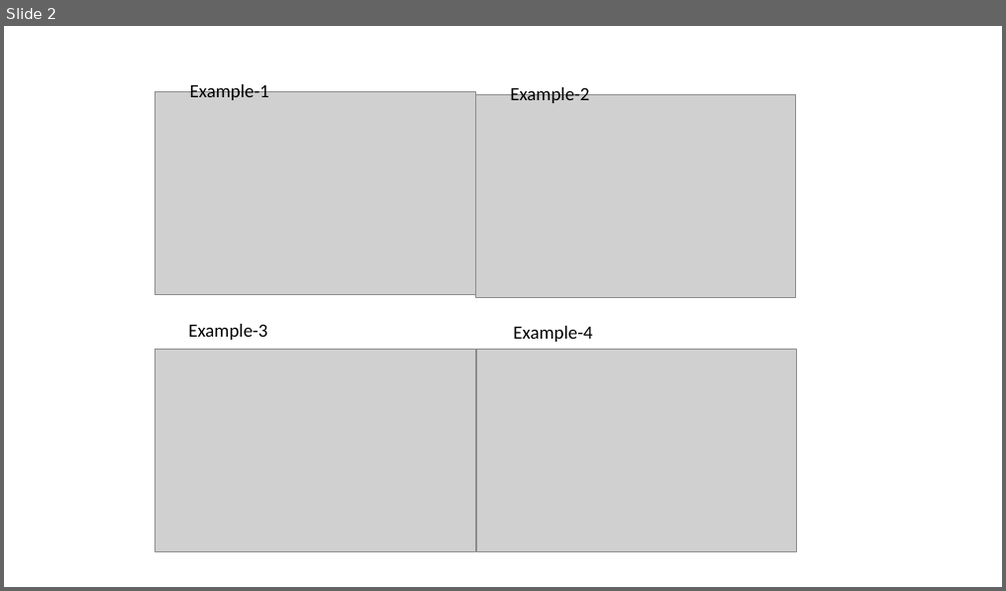
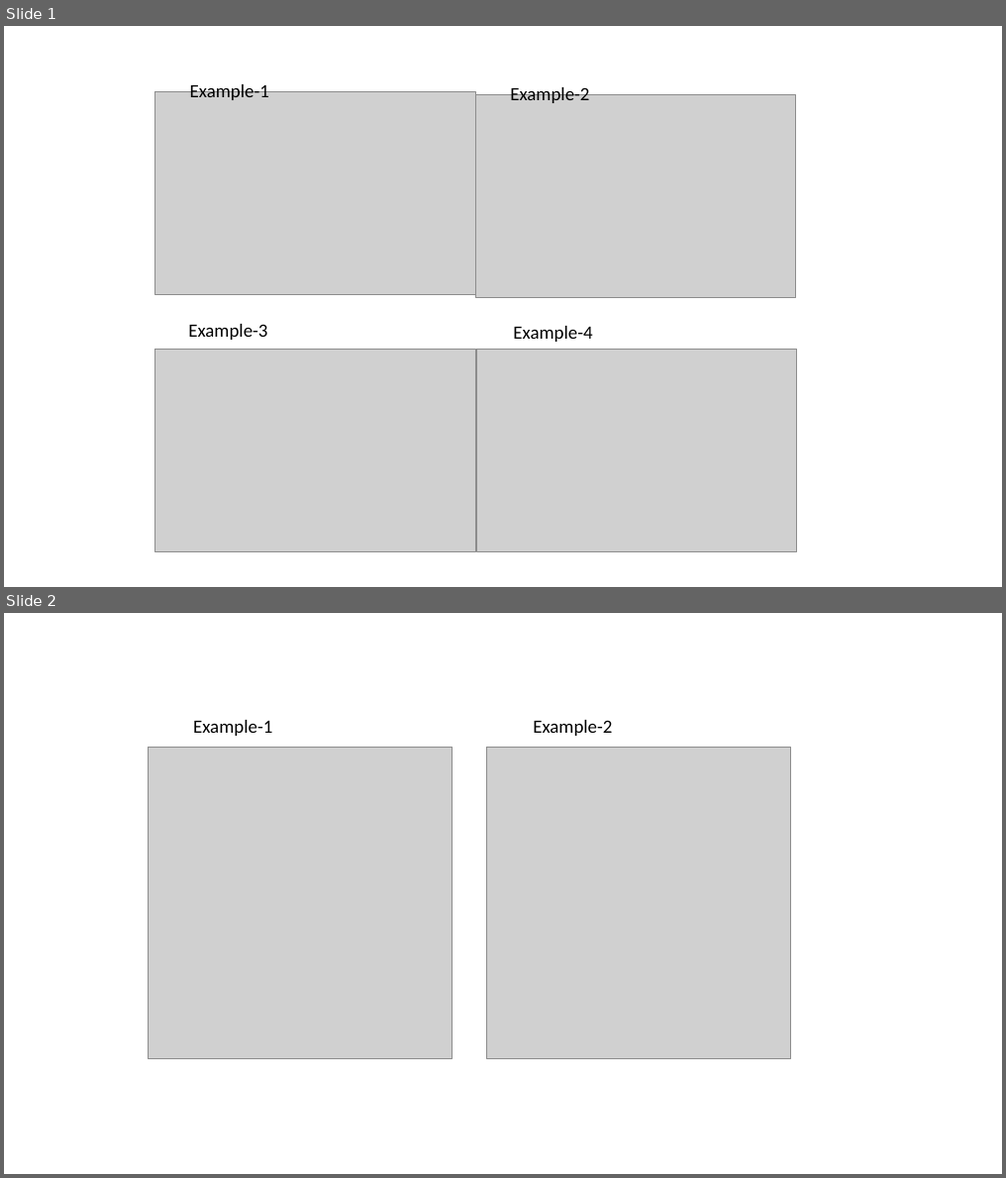
Before and after one commit to Wei-Kuang/R, a slide deck: image/example_plots.pptx. Shown one above the other, each under a label of ours: slide 2 before the commit, slides 1 and 2 after it. The pictures are 1006x591 and 1006x1178 pixels, drawn with LibreOffice and Linux fonts; fonts in the diff are those of the drawing; grey boxes stand for pictures. Boxes give left, top, right and bottom in pixels: in the first picture for what was removed or moved away, otherwise in the second. Text is boxed around its words. In the diff, an @@ line names an element or a change of style, - is before the commit and + after.

```diff
--- a/image/example_plots.pptx
+++ b/image/example_plots.pptx
@@ slide 2 added at (4, 613, 1002, 1174), background #FFFFFF @@
@@ group added at (149, 720, 791, 1059): 2 pictures, 2 texts @@
+Example-1
+Example-2
@@ what was slide 2 is now slide 1 @@
```
Also in this commit, not shown: 1 slide removed, 1 other file.
